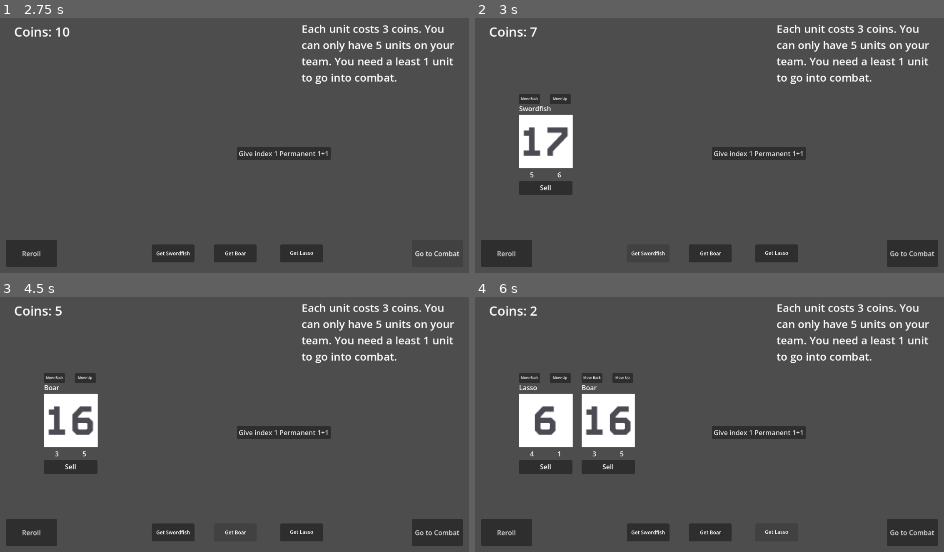
Above: before the commit, frames 1-4 (two rows, left to right).
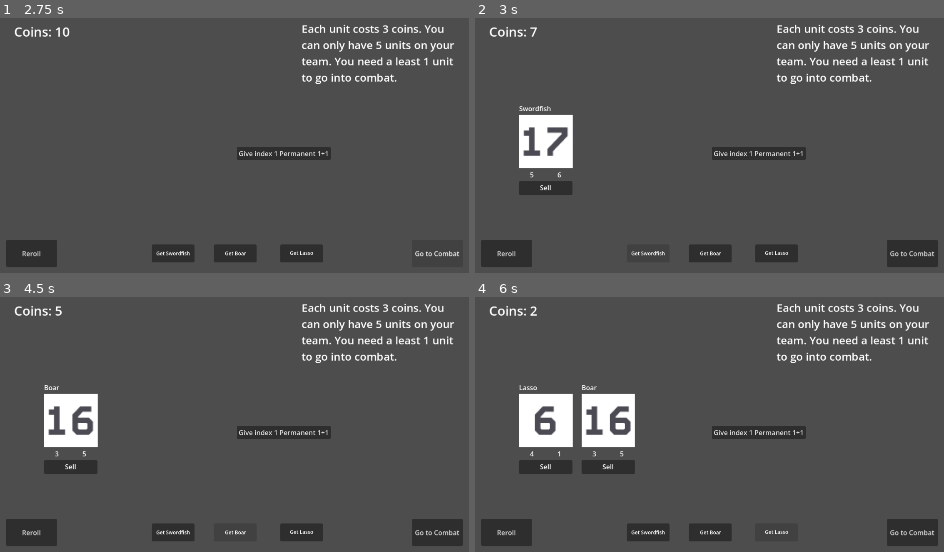
Above: after the commit, the same moments.

Repository: skeeeth/HACKER_AUTO_PETS
Game: Godot game, scene res://Scenes/ShopScene.tscn
The game is run twice, just before and just after one commit, with the same random seed, the same clock (stepped at 60 frames per second) and the same inputs. The engine's default icon, where the game draws it, is replaced by a stand-in: a white triangle on a blue panel in a dark square.
Inputs (mouse positions are in pixels of both pictures, inside the frame that each line leads up to):
- Up to frame 1 (2.75 s): click "Give index 1 Permanent 1+1" at 0.5 s; click "Go to Combat" at 1.25 s; click "Go to Combat" at 2 s
- Up to frame 2 (3 s): click "Get Swordfish" at 2.75 s
- Up to frame 3 (4.5 s): click "Sell" at 3.5 s; click "Get Boar" at 4.25 s
- Up to frame 4 (6 s): click (559, 378) at 5 s, where only the run before the commit has a clickable "Move Up"; click "Get Lasso" at 5.75 s

Frame 1 is identical in both runs. In frame 2, 0.3% of the frame differs, in the area x 9-21%, y 29-34%; in frame 3, 0.3%; in frame 4, 0.6%, in the area x 9-34%, y 29-34%.
Error before the commit: Invalid access to property or key 'attack' on a base object of type 'Nil'. (res://Scripts/test_apple_button.gd:7)
Error after the commit: Invalid access to property or key 'unit_data' on a base object of type 'Nil'. (res://Scripts/test_apple_button.gd:7)

Commit message:
Click and drag style swapping
also in the middle of a bunch of stuff for effect resolution

Diff:
--- a/Resources/effectData.gd
+++ b/Resources/effectData.gd
@@ -2,7 +2,7 @@
 class_name EffectData
 
 enum TriggerStates {BATTLE_START, FAINT, TURN_START,
-		HURT, B_ATTACK, A_ATTACK, TURN_END}
+		HURT, B_ATTACK, A_ATTACK, TURN_END, SHOP_START, SHOP_END}
 
 enum EffectTypes {DAMAGE, GIVE, SUMMON, APPLY, SIGNAL, SHIFT}
 enum MagnitudeTypes {RAW, ATTACK, HEALTH, CUSTOM}
--- a/Scenes/CombatUnitControlScene.tscn
+++ b/Scenes/CombatUnitControlScene.tscn
@@ -2,6 +2,7 @@
 
 [ext_resource type="Script" uid="uid://bdw1rjisijbug" path="res://Scripts/combat_class_control.gd" id="1_e2tyl"]
 [ext_resource type="Texture2D" uid="uid://d04pyr2iaplbn" path="res://icon.svg" id="2_p5t4v"]
+[ext_resource type="Script" uid="uid://tlkqqev42emn" path="res://Scripts/ShopEffect.gd" id="3_p5t4v"]
 
 [sub_resource type="LabelSettings" id="LabelSettings_e2tyl"]
 font_size = 8
@@ -18,6 +19,7 @@
 sprite = NodePath("VBoxContainer/TextureRect")
 
 [node name="MoveBack" type="Button" parent="." unique_id=1347343440]
+visible = false
 layout_mode = 0
 offset_top = -1.0
 offset_right = 50.0
@@ -33,6 +35,7 @@
 vertical_alignment = 1
 
 [node name="MoveUp" type="Button" parent="." unique_id=1208022678]
+visible = false
 layout_mode = 0
 offset_left = 74.0
 offset_top = -1.0
@@ -91,6 +94,9 @@
 horizontal_alignment = 1
 vertical_alignment = 1
 
+[node name="Node" type="Node" parent="." unique_id=474260885]
+script = ExtResource("3_p5t4v")
+
 [connection signal="pressed" from="MoveBack" to="." method="_on_move_back_pressed"]
 [connection signal="pressed" from="MoveUp" to="." method="_on_move_up_pressed"]
 [connection signal="pressed" from="VBoxContainer/SellButton" to="." method="_on_sell_button_pressed"]
--- a/Scenes/ShopScene.tscn
+++ b/Scenes/ShopScene.tscn
@@ -9,6 +9,7 @@
 [ext_resource type="Resource" uid="uid://y0ok33p8i555" path="res://Resources/Units/Lasso.tres" id="7_1qm6p"]
 [ext_resource type="Resource" uid="uid://d00wio1brnija" path="res://Resources/Units/Boar.tres" id="8_1itlx"]
 [ext_resource type="Resource" uid="uid://c6oxu8so4paxj" path="res://Resources/Units/ACID_BURN.tres" id="8_k8c1k"]
+[ext_resource type="Script" uid="uid://wivf5kctu05d" path="res://Scripts/ShopManager.gd" id="9_03ylq"]
 [ext_resource type="Script" uid="uid://b2eyvdg5emr6k" path="res://Scripts/test_apple_button.gd" id="10_k8c1k"]
 
 [sub_resource type="LabelSettings" id="LabelSettings_x7s06"]
@@ -27,6 +28,9 @@
 purchase_buttons = [NodePath("Buttons/PurchaseUnitButton1"), NodePath("Buttons/PurchaseUnitButton2"), NodePath("Buttons/PurchaseUnitButton3")]
 coin_text_node = NodePath("CoinText")
 unit_holder = NodePath("UnitHolder")
+
+[node name="Node" type="Node" parent="." unique_id=903691850]
+script = ExtResource("9_03ylq")
 
 [node name="Camera2D" type="Camera2D" parent="." unique_id=679468185]
 
--- /dev/null
+++ b/Scripts/ShopEffect.gd
@@ -0,0 +1,19 @@
+extends Node
+class_name ShopEffect
+
+var shop_manager:ShopEffectManager
+var data:EffectData
+
+func subscribe():
+	match  data.TriggerStates:
+		EffectData.TriggerStates.SHOP_START:
+			shop_manager.shop_entered.connect(trigger)
+
+		EffectData.TriggerStates.SHOP_END:
+			shop_manager.shop_ending.connect(trigger)
+
+func trigger():
+	pass
+
+func get_target(t:Target):
+	pass
--- /dev/null
+++ b/Scripts/ShopManager.gd
@@ -0,0 +1,12 @@
+## Bit of a HACK job, these actually shouldn't have an inheritance
+## relationship, I just didnt want to rewrite the Effect class to have
+## different manager types
+extends Node ##REALLY WRONG WAY TO GO ABOUT THIS
+class_name ShopEffectManager
+
+signal shop_entered
+signal shop_ending
+
+
+func _ready() -> void: #OVERWRITE super's ready
+	pass
--- a/Scripts/SimEffect.gd
+++ b/Scripts/SimEffect.gd
@@ -46,6 +46,12 @@
 
 		EffectData.TriggerStates.TURN_END:
 			manager.turn_end.connect(trigger)
+
+		EffectData.TriggerStates.SHOP_START:
+			assert(manager)
+
+		EffectData.TriggerStates.SHOP_END:
+			assert(manager)
 
 func trigger():
 	visible = true
--- a/Scripts/combat_class_control.gd
+++ b/Scripts/combat_class_control.gd
@@ -36,7 +36,7 @@
 
 
 ## This sets up the unit data for the unit
-func dress(data : UnitData, index : int):
+func dress(data : UnitData, index : int = 0):
 	attack = data.attack
 	health = data.health
 	name_label.text = data.unit_name
@@ -65,3 +65,27 @@
 	if moved_position == true:
 		object_index += 1
 		moved_unit.emit(self, -1)
+
+
+func _can_drop_data(position, data):
+	return typeof(data) == TYPE_DICTIONARY and data.has("source")
+
+
+func _get_drag_data(at_position: Vector2) -> Variant:
+	var preview_sprite = TextureRect.new()
+	preview_sprite.size = Vector2(64,64)
+	preview_sprite.texture = sprite
+	set_drag_preview(preview_sprite)
+
+	var drop_data:Dictionary = {
+		"data" = unit_data,
+		"source" = self
+	}
+	return drop_data
+
+func _drop_data(at_position: Vector2, data: Variant) -> void:
+	var source_object = data["source"]
+	if source_object is CombatUnitControl:
+		source_object.dress(unit_data)
+
+	dress(data["data"]) #data["data"] is fucked up what am i doing
--- a/Scripts/player_units_container.gd
+++ b/Scripts/player_units_container.gd
@@ -1,6 +1,8 @@
 extends Node
 
 var ally_unit_list : Array[UnitData]
+
+
 const ARRAY_MAX_SIZE : int = 5
 
 func add_unit_to_list(unit : UnitData) -> void:
--- a/Scripts/shop_scene.gd
+++ b/Scripts/shop_scene.gd
@@ -120,8 +120,8 @@
 func save_stats_to_data():
 	PlayerUnitsContainer.ally_unit_list.clear()
 
-	##iterating on unit holder has less type safety than player stack
-	## but player stack doesn't reflect movement
+	#iterating on unit holder has less type safety than player stack
+	# but player stack doesn't reflect movement
 	for u in unit_holder.get_children():
 		u.unit_data.attack = u.attack
 		u.unit_data.health = u.health
--- a/Scripts/test_apple_button.gd
+++ b/Scripts/test_apple_button.gd
@@ -4,8 +4,9 @@
 
 func _on_pressed() -> void:
 	var target_unit:CombatUnitControl = shop.unit_holder.get_children().front()
-	target_unit.attack += 1
-	target_unit.health += 1
+	target_unit.unit_data.attack += 1
+	target_unit.unit_data.health += 1
+	target_unit.dress(target_unit.unit_data)
 
 
 	pass # Replace with function body.
Not shown, added: Scripts/ShopEffect.gd.uid
Not shown, added: Scripts/ShopManager.gd.uid
